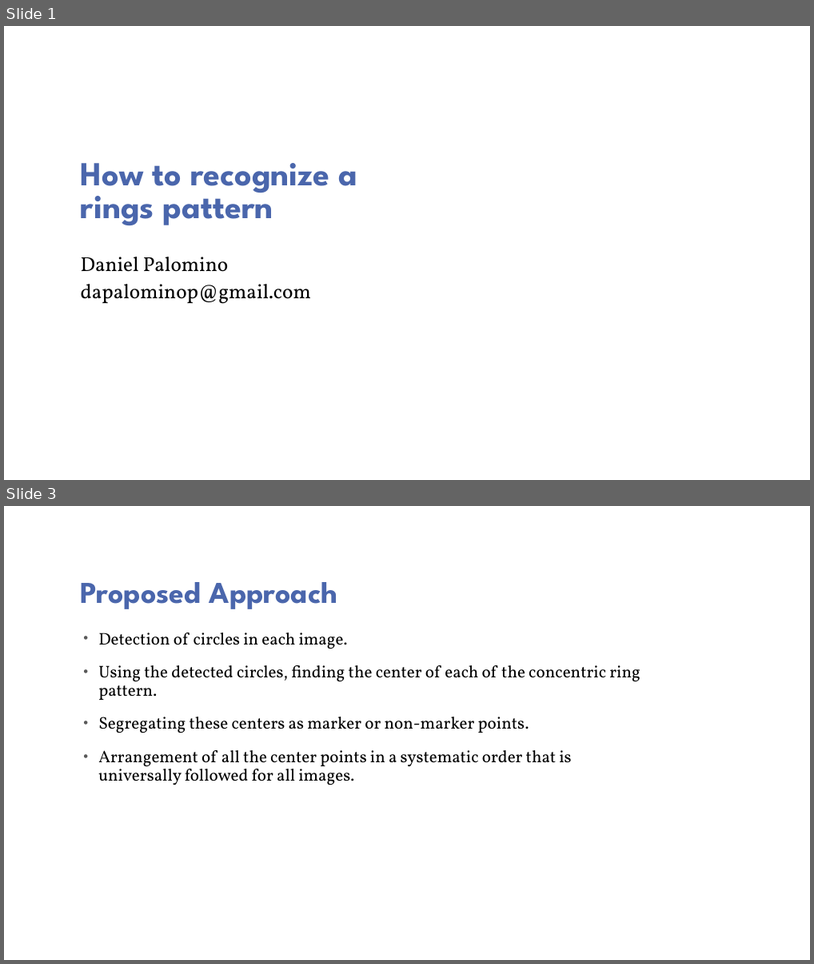
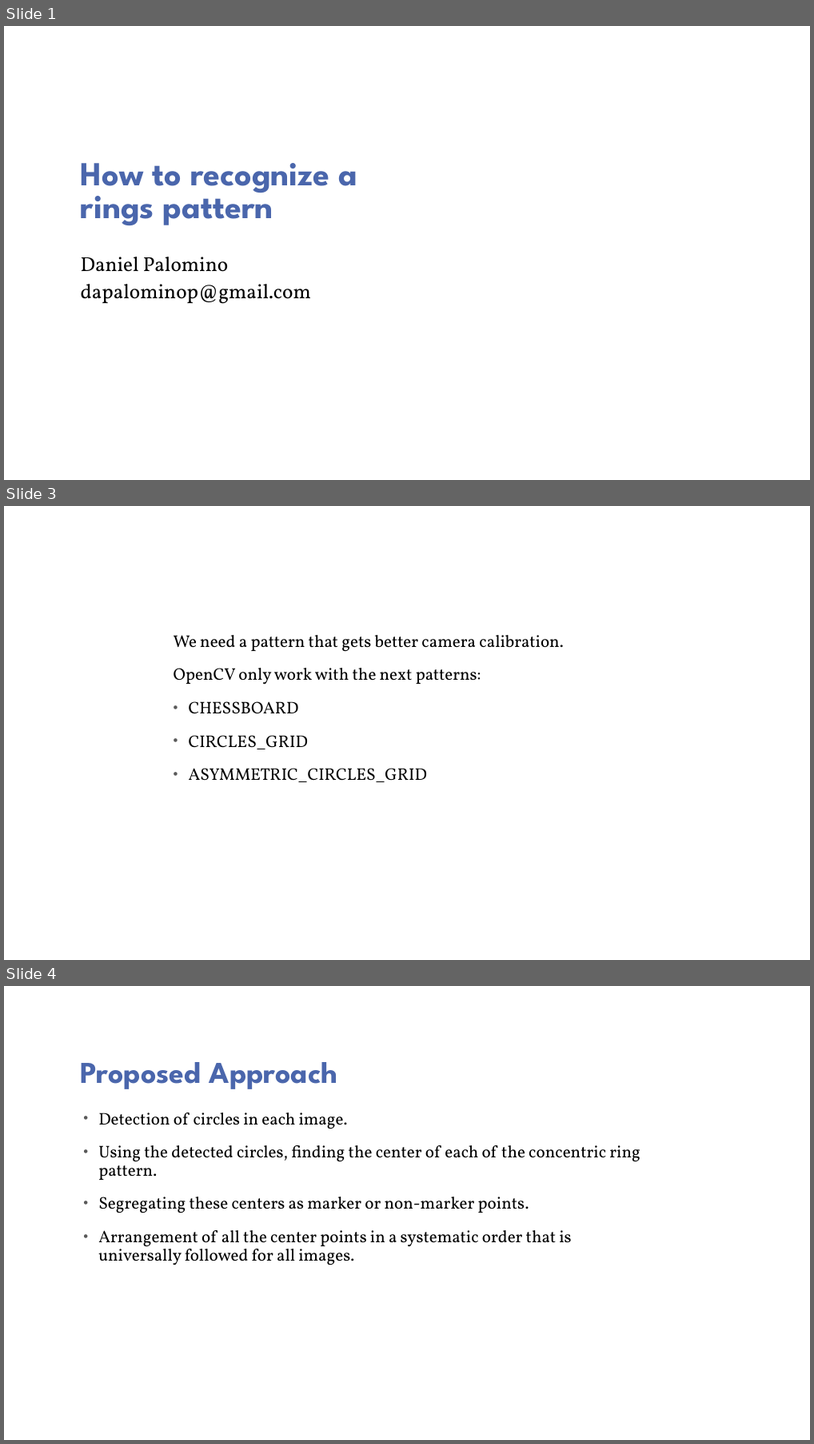
Before and after one commit to CameraCalibration/Report, a slide deck: PatternRecognition/PatternRecognition.pptx. Shown one above the other, each under a label of ours: slides 1 and 3 before the commit, slides 1, 3 and 4 after it; the slides between them are not shown. The pictures are 814x964 and 814x1444 pixels, drawn with LibreOffice and Linux fonts; fonts in the diff are those of the drawing; background and template pictures are left out. Boxes give left, top, right and bottom in pixels: in the first picture for what was removed or moved away, otherwise in the second. Text is boxed around its words. In the diff, an @@ line names an element or a change of style, - is before the commit and + after.

```diff
--- a/PatternRecognition/PatternRecognition.pptx
+++ b/PatternRecognition/PatternRecognition.pptx
@@ slide 3 added at [4,506,810,960], background picture (left out) @@
@@ text added at [174,635,563,782], 20 pt, text #000000 @@
+We need a pattern that gets better camera calibration.
+OpenCV only work with the next patterns:
+• CHESSBOARD
+• CIRCLES_GRID
+• ASYMMETRIC_CIRCLES_GRID
@@ what was slide 3 is now slide 4 @@
```
Also in this commit, not shown: 1 slide changed, 1 other slide added, 1 slide removed.
